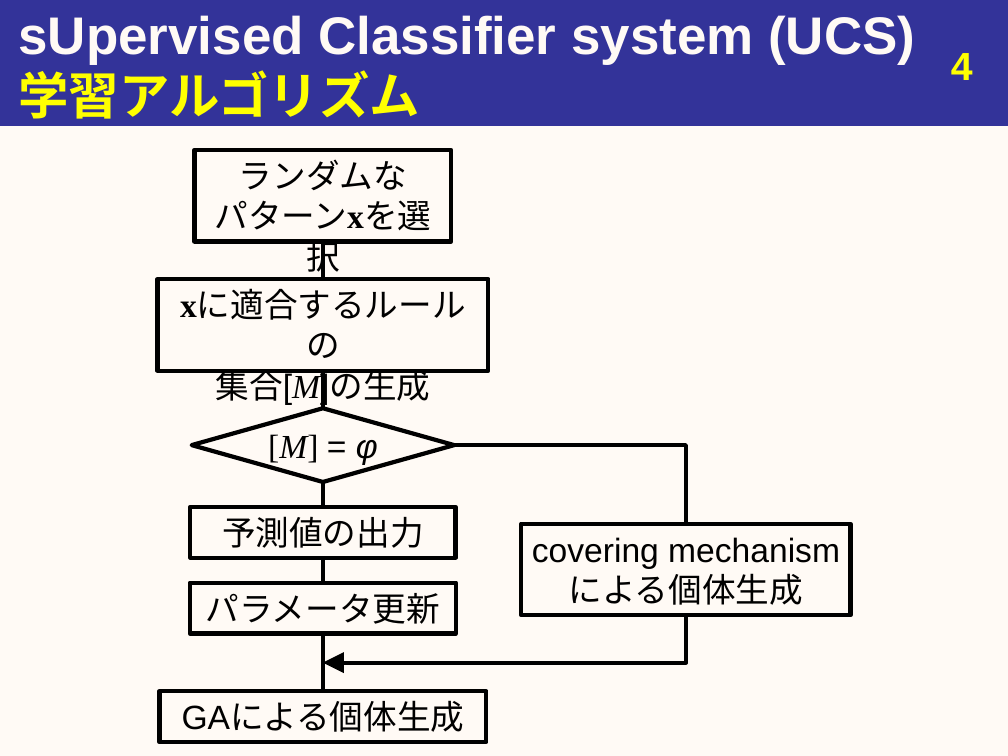
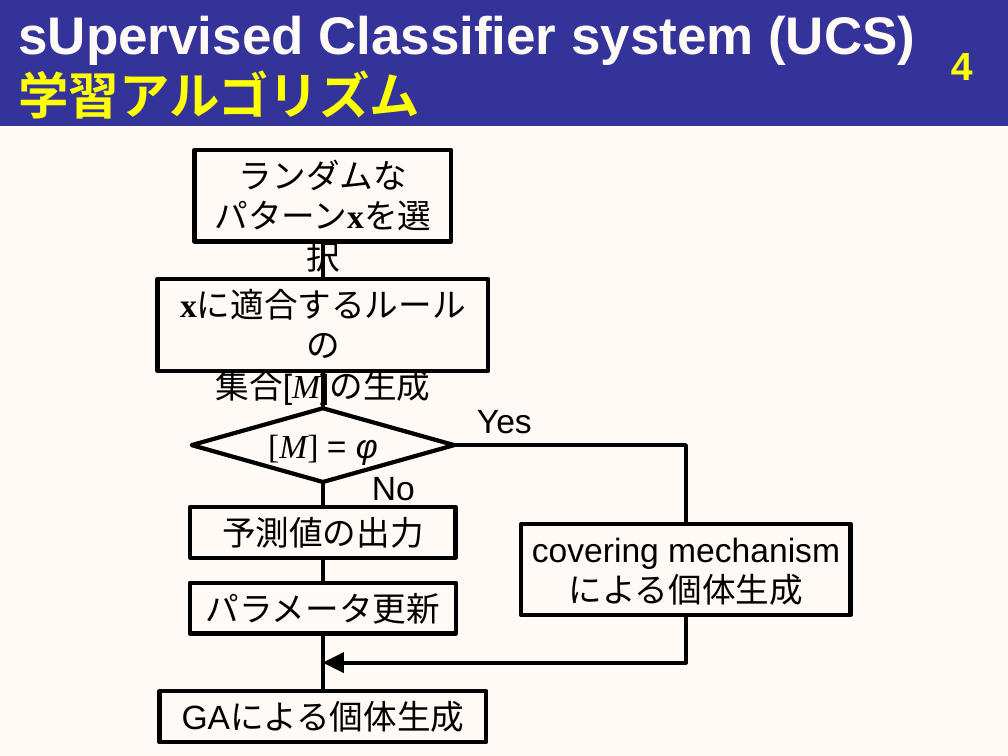
Before and after one commit to youle921/Slide-maintain, a slide deck: slide 4 of slide_1106/20191106_urita_eng.pptx. Drawn at 1008x756 pixels with LibreOffice and Linux fonts; fonts in the diff are those of the drawing. Boxes give left, top, right and bottom in pixels: in the first picture for what was removed or moved away, otherwise in the second. Text is boxed around its words. In the diff, an @@ line names an element or a change of style, - is before the commit and + after.

```diff
--- a/slide_1106/20191106_urita_eng.pptx
+++ b/slide_1106/20191106_urita_eng.pptx
@@ text added at [477, 410, 532, 434], 24 pt, text #000000 @@
+Yes
@@ text added at [372, 477, 415, 507], 24 pt, text #000000 @@
+No
```
Also in this commit, not shown: 9 other slides changed, 4 slides added, 1 slide removed.
